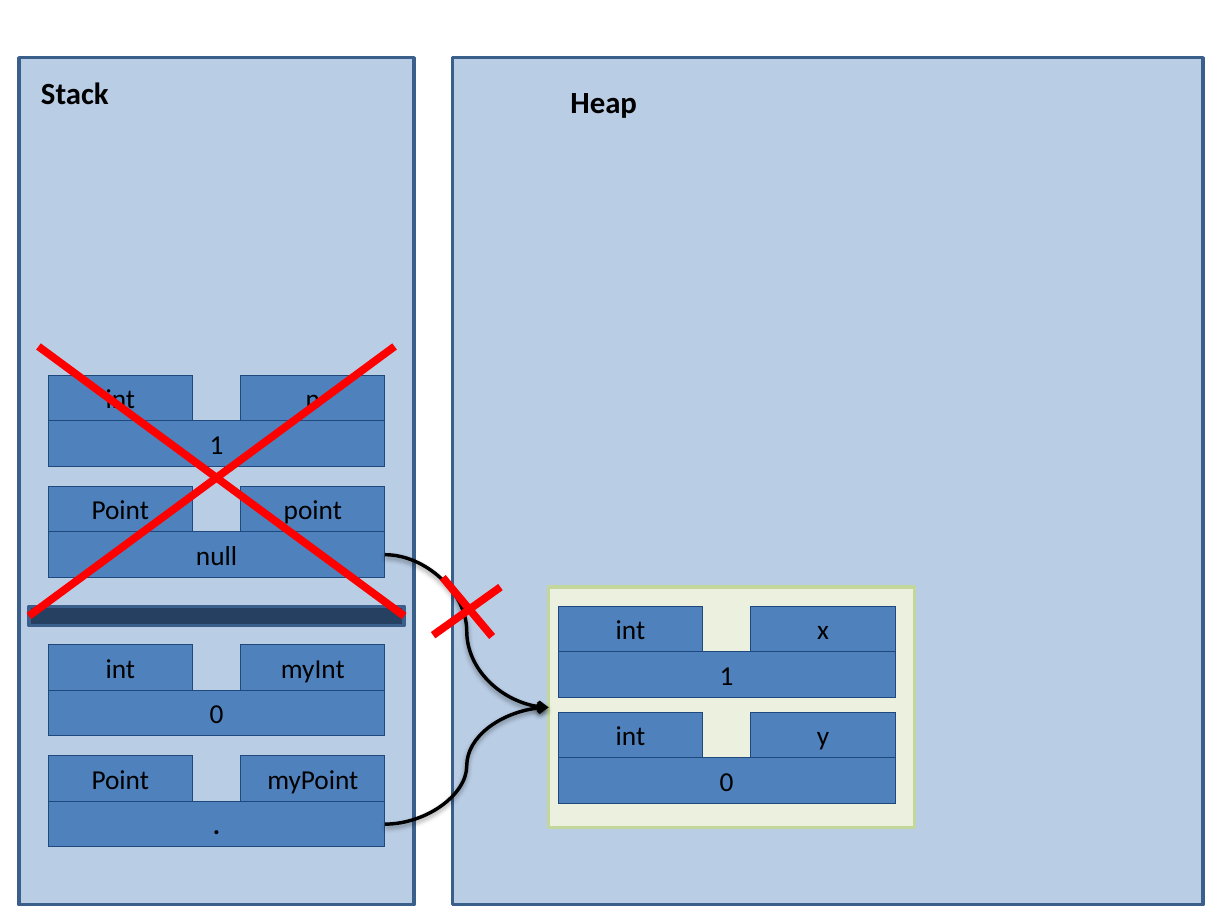
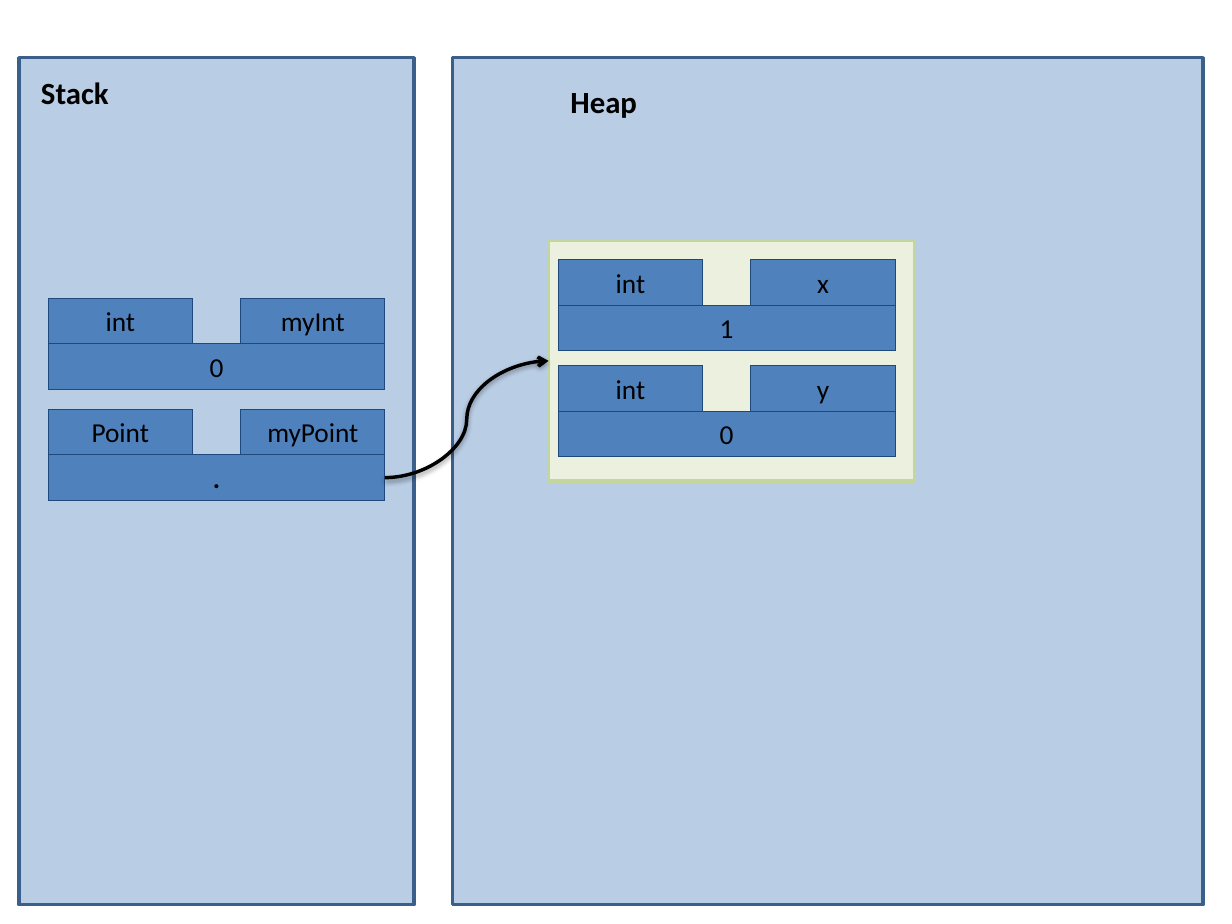
Before and after one commit to BBK-PiJ-2016-50/PiJ-Exercises, a slide deck: slide 1 of Week 4/task02.1.pptx. Drawn at 1232x924 pixels with LibreOffice and Linux fonts; fonts in the diff are those of the drawing. Boxes give left, top, right and bottom in pixels: in the first picture for what was removed or moved away, otherwise in the second. Text is boxed around its words. In the diff, an @@ line names an element or a change of style, - is before the commit and + after.

Commit message:
removed the crossed out items

```diff
--- a/Week 4/task02.1.pptx
+++ b/Week 4/task02.1.pptx
@@ rectangle: place and size @@
-rectangle at <box>548,588,914,828</box>
+rectangle at <box>548,240,914,480</box>
@@ line removed from (394, 346) to (28, 616) @@
@@ line removed from (38, 346) to (404, 616) @@
@@ rectangle removed at <box>48,376,192,421</box> @@
-int
@@ rectangle removed at <box>240,376,384,421</box> @@
-n
@@ 12 rectangles, 1 curved arrow: place and size @@
-12 rectangles, 1 curved arrow at <box>48,606,894,846</box>
+12 rectangles, 1 curved arrow at <box>48,260,894,500</box>
@@ rectangle removed at <box>48,421,384,467</box> @@
-1
@@ rectangle removed at <box>48,487,192,532</box> @@
-Point
@@ rectangle removed at <box>240,487,384,532</box> @@
-point
@@ rectangle removed at <box>48,532,384,578</box> @@
-null
@@ curved arrow removed from (384, 554) to (548, 707) @@
@@ line removed from (500, 588) to (434, 636) @@
@@ line removed from (442, 578) to (492, 637) @@
@@ rectangle removed at <box>28,606,404,626</box> @@
```
